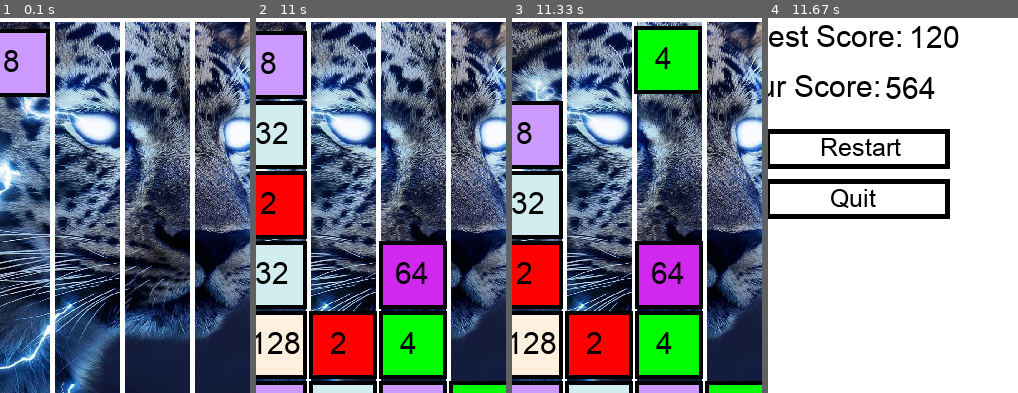
Above: before the commit, frames 1-4 (left to right).
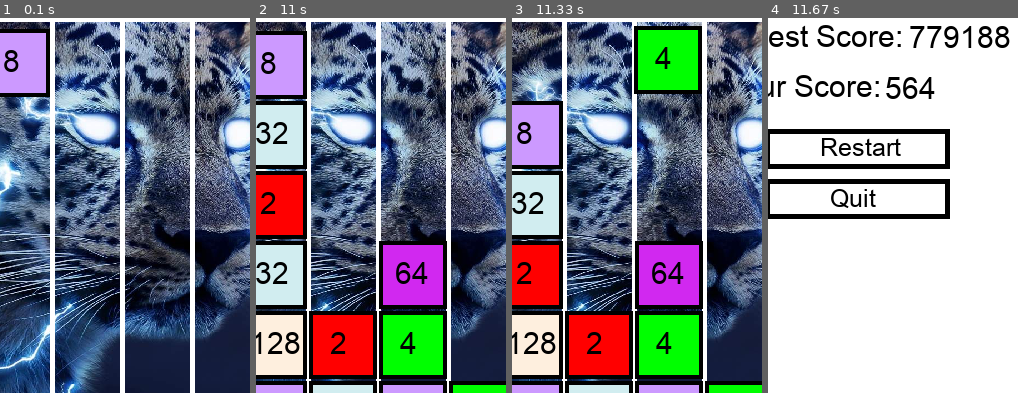
Above: after the commit, the same moments.

Repository: Allen-wa-ng/09170134githw1
Game: pygame game, started from game-lu.py
Two runs of this game, one before a commit and one after it. Both use one fixed random seed, a clock stepped at 60 frames per second and the inputs below.
Inputs (mouse positions are % of the whole screen's width and height, from its top left):
- Up to frame 1 (0.1 s): no input
- Up to frame 2 (11 s): click (50, 50) at 0.38 s; click (85, 94) at 0.72 s; click (54, 62) at 1.05 s; click (38, 43) at 1.38 s; click (17, 81) at 1.72 s; click (20, 44) at 2.05 s; click (25, 74) at 2.38 s; click (42, 44) at 2.72 s; click (74, 94) at 3.05 s; click (64, 63) at 3.38 s; click (73, 50) at 3.72 s; click (29, 44) at 4.05 s; click (25, 65) at 4.38 s; click (16, 47) at 4.72 s; click (48, 85) at 5.05 s; click (69, 81) at 5.38 s; click (36, 72) at 6.28 s; click (29, 52) at 6.62 s; click (34, 78) at 6.95 s; click (51, 65) at 7.28 s; click (22, 79) at 7.62 s; click (45, 86) at 7.95 s; click (70, 44) at 8.28 s; click (38, 40) at 8.62 s; click (80, 81) at 8.95 s; click (39, 36) at 9.28 s; click (53, 59) at 9.62 s; click (31, 43) at 9.95 s; click (70, 62) at 10.28 s; click (63, 38) at 10.62 s; click (30, 37) at 10.95 s
- Up to frame 3 (11.33 s): click (27, 45) at 11.28 s
- Up to frame 4 (11.67 s): click (31, 47) at 11.62 s
The pictures show only the part of the screen within x 33-83%, y 29-79%; the shares and areas given below are measured in that part.

Frames 1-3 are identical in both runs. In frame 4, 1.0% of the frame differs, in the area x 56-97%, y 2-8%.

Commit message:
fix some bugs about maximum numbers

Diff:
--- a/game-lu.py
+++ b/game-lu.py
@@ -303,7 +303,10 @@
     b=pygame.draw.rect(screen,black, (x,y,68,68), 4)
     font=pygame.font.Font('arial.ttf',30)
     textX =x+26-len(str(value))*5
-    text=font.render(str(value),True,black,colorList[int(getBaseLog(2,value))-1])
+    if value <= 8192:
+        text=font.render(str(value),True,black,colorList[int(getBaseLog(2,value))-1])
+    else:
+        text=font.render(str(value),True,black,colorList[12])
     screen.blit(text,(textX,y+15))
     return a,b,text,value,x,y
 
--- a/score.txt
+++ b/score.txt
@@ -1 +1 @@
-120
+779188
